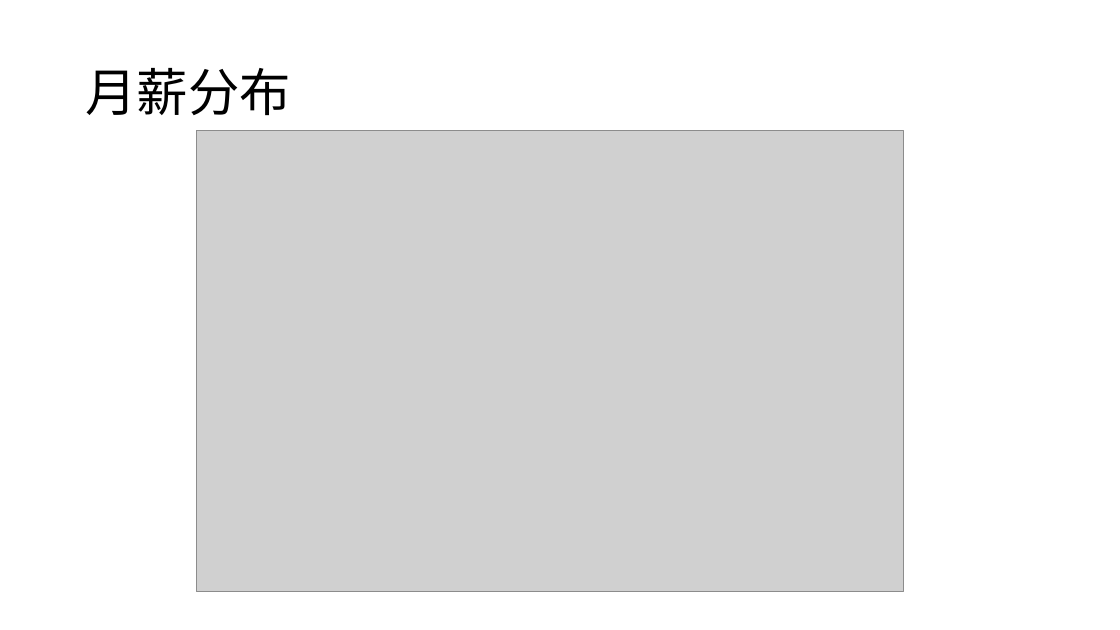
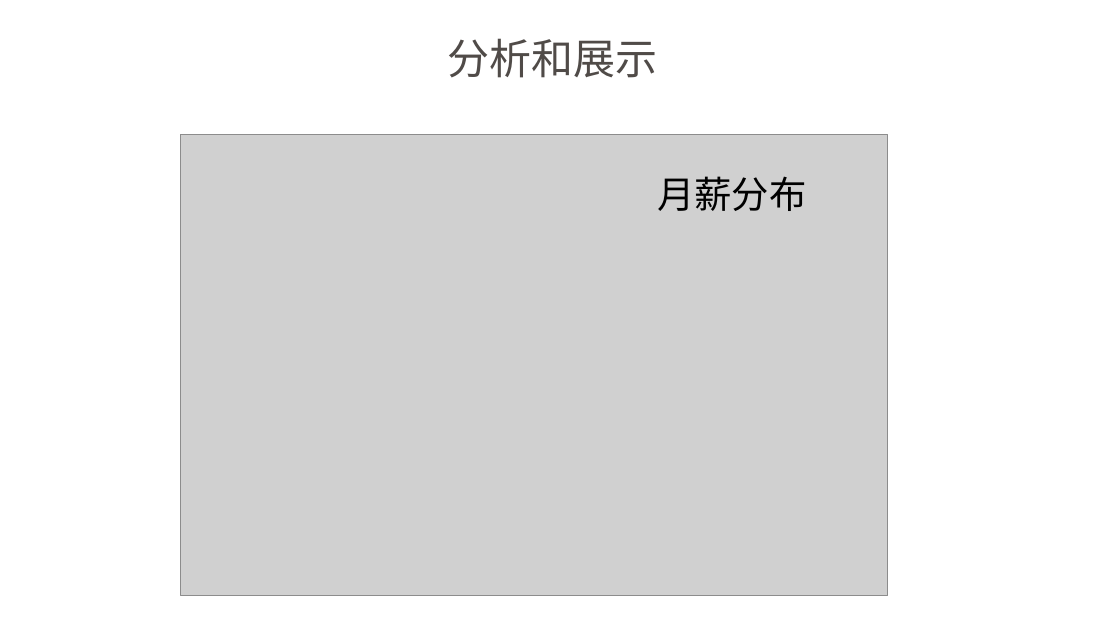
Before and after one commit to ShiyuNie/DataAnalysisSample-python, a slide deck: slide 7 of LagouAnalyst.pptx (slide 2 before the commit). Drawn at 1120x630 pixels with LibreOffice and Linux fonts; fonts in the diff are those of the drawing; grey boxes stand for pictures. Boxes give left, top, right and bottom in pixels: in the first picture for what was removed or moved away, otherwise in the second. Text is boxed around its words. In the diff, an @@ line names an element or a change of style, - is before the commit and + after.

```diff
--- a/LagouAnalyst.pptx
+++ b/LagouAnalyst.pptx
@@ text added at [447,38,657,78], 36 pt, text #504B48 @@
+分析和展示
@@ picture: place and size @@
-picture at [197,130,904,592]
+picture at [181,134,888,596]
@@ title "月薪分布": place and size @@
-title "月薪分布" at [85,68,290,115]
+title "月薪分布" at [657,176,806,211]
@@ title "月薪分布" at [657,176,806,211]: size 44 to 32 pt @@
```
Also in this commit, not shown: 13 other slides changed, 8 slides added, 3 slides removed.
